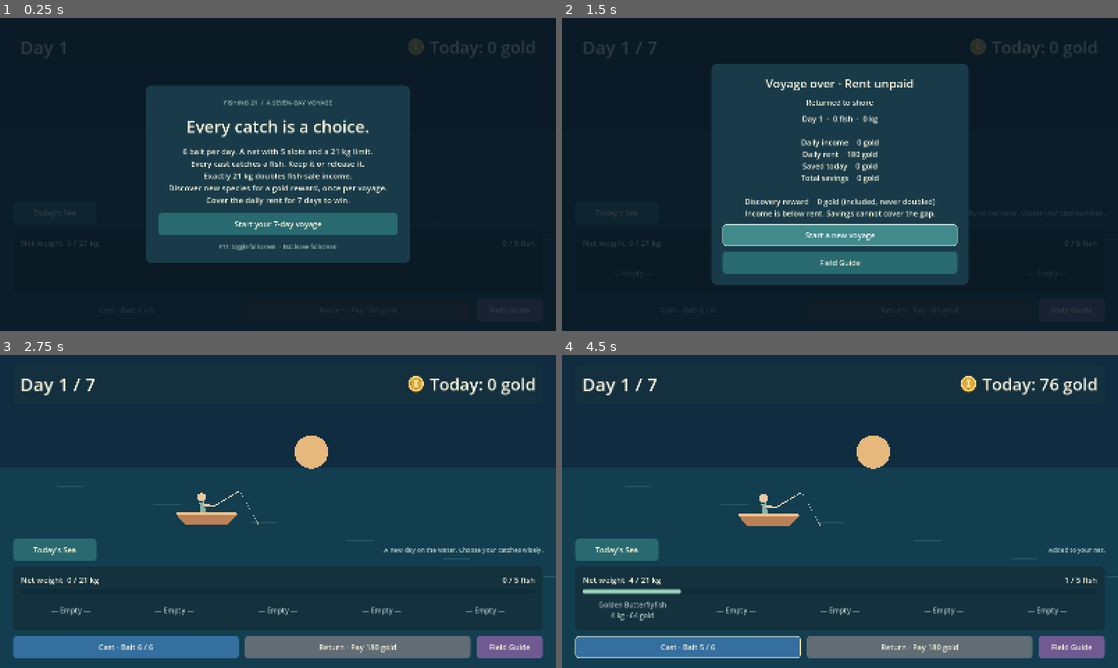
Above: before the commit, frames 1-4 (two rows, left to right).
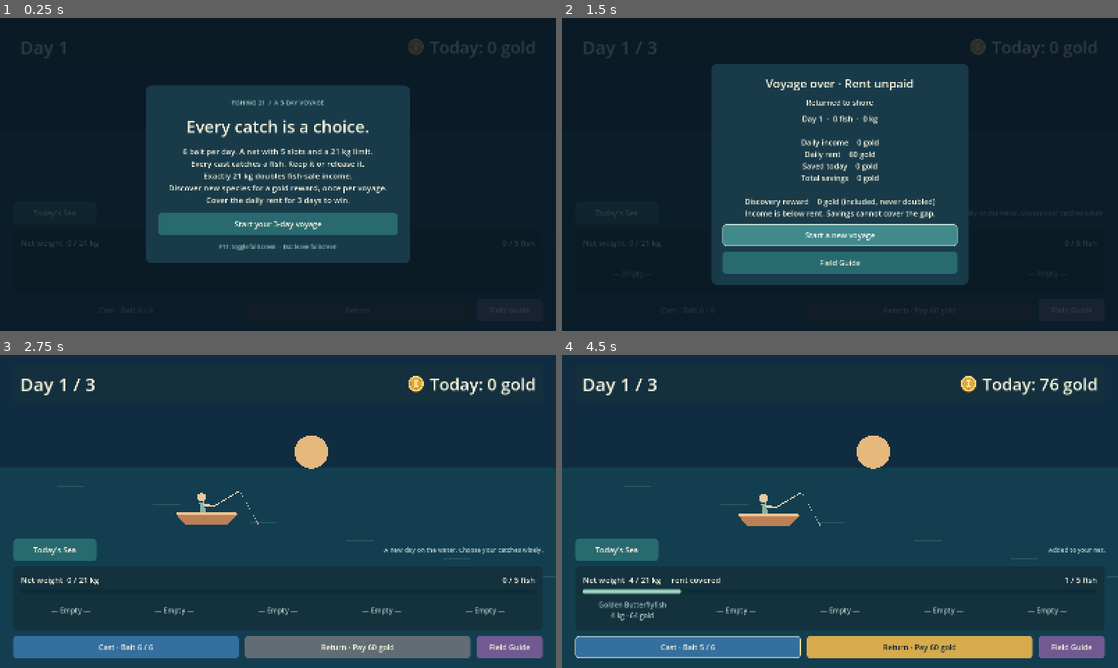
Above: after the commit, the same moments.

Repository: Peggyyyyyyyy123/fishing-21
Game: Godot game, scene res://scenes/main.tscn
Same seed, same stepped clock (60 frames per second), same inputs: the game is played once before the commit and once after it.
Inputs:
- Up to frame 1 (0.25 s): no input
- Up to frame 2 (1.5 s): click "Start your 7-day voyage" (after the commit: "Start your 3-day voyage") at 0.5 s; click "Return · Pay 180 gold" (after the commit: "Return · Pay 60 gold") at 1.25 s
- Up to frame 3 (2.75 s): click "Start a new voyage" at 2 s
- Up to frame 4 (4.5 s): click "Today's Sea" at 2.75 s; click "Cast · Bait 6 / 6" at 3.5 s; click "Keep" at 4.25 s

The runs differ from the first frame. In frame 1, 0.2% of the frame differs, in the area x 40-60%, y 26-67%; in frame 2, 0.2%; in frame 3, 0.2%; in frame 4, 3.0%, in the area x 15-85%, y 7-97%.

Commit message:
Shorten voyage to three days and rebalance daily rent

Diff:
--- a/config/default_game_config.tres
+++ b/config/default_game_config.tres
@@ -122,5 +122,5 @@
 perfect_multiplier = 2
 bust_income = 0
 sea_pool_size = 12
-daily_quotas = Array[int]([180, 210, 240, 250, 260, 280, 300])
+daily_quotas = Array[int]([60, 180, 280])
 fish_definitions = Array[ExtResource("2_definition")]([SubResource("sardine"), SubResource("mackerel"), SubResource("ho …(211 unchanged characters)…
--- a/config/game_config.gd
+++ b/config/game_config.gd
@@ -11,7 +11,7 @@
 @export var bust_income: int = 0
 ## Outcomes stocked in each day's visible sea, drawn without replacement. 0 = independent draws.
 @export var sea_pool_size: int = 12
-@export var daily_quotas: Array[int] = [180, 210, 240, 250, 260, 280, 300]
+@export var daily_quotas: Array[int] = [60, 180, 280]
 @export var fish_definitions: Array[FishDefinition] = []
 
 
--- a/presentation/game_view.gd
+++ b/presentation/game_view.gd
@@ -53,6 +53,7 @@
 
 func show_menu(config: GameConfig) -> void:
 	_config = config
+	%MenuSubtitle.text = "FISHING 21  /  A %d-DAY VOYAGE" % config.get_total_days()
 	%StartButton.text = "Start your %d-day voyage" % config.get_total_days()
 	%StartButton.disabled = false
 	%MenuRules.text = "%d bait per day. A net with %d slots and a %d kg limit.\nEvery cast catches a fish. Keep it or rele …(260 unchanged characters)…
@@ -227,7 +228,7 @@
 	slots.custom_minimum_size.y = 72
 	var actions := UiKit.row(layout, 18)
 	_cast_button = UiKit.named(UiKit.button("Cast · Bait 6 / 6"), "CastButton", actions, self)
-	_return_button = UiKit.named(UiKit.button("Return · Pay 180 gold"), "ReturnButton", actions, self)
+	_return_button = UiKit.named(UiKit.button("Return"), "ReturnButton", actions, self)
 	_guide_button = UiKit.named(UiKit.button("Field Guide"), "CatalogButton", actions, self)
 	for item in [_cast_button, _return_button]:
 		item.size_flags_horizontal = Control.SIZE_EXPAND_FILL
@@ -248,7 +249,7 @@
 	var menu_panel := UiKit.panel(UiKit.centered(_menu), UiKit.DARK, 16, 36)
 	menu_panel.custom_minimum_size.x = 760
 	var menu_layout := UiKit.column(menu_panel, 22)
-	menu_layout.add_child(_centered_label("FISHING 21  /  A SEVEN-DAY VOYAGE", 18, Color("9ec9c6")))
+	UiKit.named(_centered_label("FISHING 21", 18, Color("9ec9c6")), "MenuSubtitle", menu_layout, self)
 	menu_layout.add_child(_centered_label("Every catch is a choice.", 48))
 	UiKit.named(_centered_label("", 23), "MenuRules", menu_layout, self)
 	UiKit.named(UiKit.button("Start your voyage"), "StartButton", menu_layout, self).pressed.connect(func(): start_requested.emit())
--- a/tests/test_choices.gd
+++ b/tests/test_choices.gd
@@ -26,7 +26,7 @@
 func run() -> void:
 	var c := config()
 	check(c.validate().is_empty(), "Default configuration valid")
-	check(c.daily_quotas == [180, 210, 240, 250, 260, 280, 300], "Rent curve")
+	check(c.daily_quotas == [60, 180, 280], "Rent curve")
 	check(c.fish_definitions.size() == 10, "Ten species")
 	var rewards := 0
 	for definition in c.fish_definitions:
@@ -69,7 +69,7 @@
 	check(day.is_finished() and day.get_total_weight_kg() == 4, "Final bait resolves before settlement")
 	var result := session.settle_day()
 	check(result.get_income() == 76 and result.get_discovery_income() == 12, "Species sale plus discovery")
-	check(session.settle_day().get_income() == 76 and session.get_coins() == 0, "Settlement idempotent, no savings cover")
+	check(session.settle_day().get_income() == 76 and session.get_coins() == 16, "Settlement idempotent, surplus saved")
 	check(session.get_catalog().is_discovered(&"gold_butterflyfish"), "Discovery kept for the rest of the voyage")
 	check(session.start_new_game(c), "Restart accepted")
 	check(session.get_catalog().get_discovered_count() == 0, "New voyage starts with an empty field guide")
@@ -85,9 +85,9 @@
 	check(session.preview_income() == 870, "Preview uses settlement rules: species price, perfect and discovery")
 	result = session.settle_day()
 	check(result.is_perfect() and result.get_income() == 870, "420 sale doubled, 30 bonus not doubled")
-	check(session.get_coins() == 690, "Rent deducted exactly once")
+	check(session.get_coins() == 810, "Rent deducted exactly once")
 	session.settle_day()
-	check(session.get_coins() == 690, "No double payment")
+	check(session.get_coins() == 810, "No double payment")
 	check(session.advance_day() and not session.advance_day(), "Advance once")
 	session.start_day(FixedCatchSource.new([Fish.new(&"sardine", 2)]))
 	check(session.get_current_day().get_discoveries().is_empty() and session.preview_income() == 0, "Daily discovery income resets")
--- a/tests/test_foundation.gd
+++ b/tests/test_foundation.gd
@@ -12,7 +12,7 @@
 		quit(1)
 		return
 	_check(config.validate().is_empty(), "Default config is valid")
-	_check(config.get_total_days() == 7, "Seven daily quotas")
+	_check(config.get_total_days() == 3, "Three daily quotas")
 	_check(config.fish_definitions.size() == 10, "Ten fish species")
 	var expected_probabilities := [.20, .18, .16, .12, .10, .08, .06, .05, .03, .02]
 	var expected_min := [1, 2, 3, 4, 6, 8, 2, 11, 5, 17]
--- a/tests/test_initialization.gd
+++ b/tests/test_initialization.gd
@@ -28,11 +28,11 @@
 	_check(session.start_new_game(config), "Start new game succeeds")
 	_check(session.get_state() == GameSession.State.READY_FOR_DAY, "New game waits for day start")
 	_check(session.get_day_number() == 1 and session.get_coins() == 0, "New game starts at day one with zero coins")
-	_check(session.get_total_days() == 7 and session.get_current_day() == null, "Seven-day run has no day object until started")
+	_check(session.get_total_days() == 3 and session.get_current_day() == null, "Three-day run has no day object until started")
 	_check(session.start_day(), "First day starts")
 	var first_day := session.get_current_day()
 	_check(session.get_state() == GameSession.State.DAY_ACTIVE, "Day is active")
-	_check(first_day.get_day_number() == 1 and first_day.get_quota() == 180, "First day uses first quota")
+	_check(first_day.get_day_number() == 1 and first_day.get_quota() == 60, "First day uses first quota")
 	_check(first_day.get_bait_remaining() == 6, "Day begins with six bait")
 	_check(first_day.get_fish_count() == 0 and first_day.get_total_weight_kg() == 0, "Day begins with empty net")
 	_check(not session.start_day(), "Duplicate day-start request rejected")
@@ -64,7 +64,7 @@
 	_check(not session.start_new_game(invalid), "Invalid restart rejected")
 	_check(session.get_current_day() == active_day, "Invalid restart preserves current day")
 	_check(session.get_state() == GameSession.State.DAY_ACTIVE and session.get_day_number() == 1, "Invalid restart preserves lifecycle")
-	_check(session.get_total_days() == 7 and session.get_coins() == 0, "Invalid restart preserves run data")
+	_check(session.get_total_days() == 3 and session.get_coins() == 0, "Invalid restart preserves run data")
 
 
 func _test_run_isolation(config: GameConfig) -> void:
@@ -83,7 +83,7 @@
 	_check(second.start_new_game(custom) and second.start_day(), "Separate run uses updated configuration")
 	_check(second.get_current_day().get_bait_remaining() == 9 and second.get_current_day().get_quota() == 99, "New run sees updated values")
 	_check(first.get_current_day() != second.get_current_day(), "Sessions do not share day state")
-	_check(config.bait_per_day == 6 and config.daily_quotas[0] == 180, "Default resource remains unchanged")
+	_check(config.bait_per_day == 6 and config.daily_quotas[0] == 60, "Default resource remains unchanged")
 
 
 func _test_day_initialization() -> void:
--- a/tests/test_interface.gd
+++ b/tests/test_interface.gd
@@ -24,7 +24,7 @@
 func run() -> void:
 	var c := load("res://config/default_game_config.tres") as GameConfig
 	check(ProjectSettings.get_setting("display/window/size/mode") == 3, "Fullscreen startup configured")
-	check(c.daily_quotas.slice(0,3) == [180,210,240], "Rent remains unchanged")
+	check(c.daily_quotas == [60,180,280], "Three-day rent curve")
 	var controller := load("res://scenes/main.tscn").instantiate() as GameController
 	controller.cast_delay_seconds = 0.01
 	controller.catch_source_factory = func() -> CatchSource: return FixedCatchSource.new([Fish.new(&"sardine", 3), Fish.new(&"golden_tuna", 21)])
@@ -41,7 +41,7 @@
 	guide.close()
 	(view.get_node("%StartButton") as Button).pressed.emit()
 	await process_frame
-	check(view.get_node("%DayLabel").text == "Day 1 / 7", "Day label shows current and total days")
+	check(view.get_node("%DayLabel").text == "Day 1 / 3", "Day label shows current and total days")
 	check(view.get_node("%QuotaLabel").text == "Today: 0 gold", "Large right daily earnings")
 	check((view.get_node("%EarningsCoin") as TextureRect).texture != null, "Income has a coin icon")
 	var return_button := view.get_node("%ReturnButton") as Button
@@ -52,7 +52,7 @@
 	check(cast_color != guide_color and cast_color != GameView.RETURN_GREY and guide_color != GameView.RETURN_GREY, "Three action buttons have distinct colours")
 	check(view.get_node("%DayLabel").get_theme_font_size("font_size") >= 48, "Day typography enlarged")
 	check(view.get_node("%CastButton").text.contains("Bait 6 / 6"), "Bait moved to Cast")
-	check(view.get_node("%ReturnButton").text.contains("Pay 180 gold"), "Rent moved to Return")
+	check(view.get_node("%ReturnButton").text.contains("Pay 60 gold"), "Rent moved to Return")
 	check(view.get_node_or_null("%ForecastLabel") == null, "Forecast sentence removed entirely")
 	check(not (view.get_node("%SeaPanel") as SeaReportPanel).visible, "Sea report hidden by default")
 	(view.get_node("%SeaButton") as Button).mouse_entered.emit()
@@ -101,7 +101,7 @@
 	guide.close()
 	(view.get_node("%ContinueButton") as Button).pressed.emit()
 	await process_frame
-	check(view.get_node("%DayLabel").text == "Day 2 / 7", "Day label advances with the voyage")
+	check(view.get_node("%DayLabel").text == "Day 2 / 3", "Day label advances with the voyage")
 	(view.get_node("%CastButton") as Button).pressed.emit()
 	await create_timer(0.06).timeout
 	check(not view.get_node("%NewCatchLabel").visible, "Same voyage: sardine is no longer new")
@@ -110,7 +110,7 @@
 	check(session.get_state() == GameSession.State.GAME_OVER, "30 gold misses the Day 2 rent")
 	(view.get_node("%RestartButton") as Button).pressed.emit()
 	await process_frame
-	check(view.get_node("%DayLabel").text == "Day 1 / 7", "New voyage returns to Day 1 of 7")
+	check(view.get_node("%DayLabel").text == "Day 1 / 3", "New voyage returns to Day 1 of 3")
 	check(session.get_catalog().get_discovered_count() == 0, "New voyage resets the field guide")
 	check((return_button.get_theme_stylebox("normal") as StyleBoxFlat).bg_color == GameView.RETURN_GREY, "New voyage restores grey return")
 	view.open_field_guide()
--- a/tests/test_progression.gd
+++ b/tests/test_progression.gd
@@ -5,6 +5,7 @@
 
 
 func _initialize() -> void:
+	_test_default_three_day_victory()
 	_test_seven_day_victory()
 	_test_failure_on_each_day()
 	_test_savings_cannot_pay_rent()
@@ -167,3 +168,30 @@
 	if not condition:
 		_failures += 1
 		push_error(label)
+
+
+func _test_default_three_day_victory() -> void:
+	var config := load("res://config/default_game_config.tres") as GameConfig
+	var session := GameSession.new()
+	_check(session.start_new_game(config), "Default three-day voyage starts")
+	_check(session.get_total_days() == 3, "Default voyage lasts three days")
+	var weights := [6, 18, 21]
+	var species: Array[StringName] = [&"sea_bass", &"golden_tuna", &"golden_tuna"]
+	var expected_income := [78, 390, 840]
+	var expected_coins := 0
+	for index in range(3):
+		_check(session.start_day(FixedCatchSource.new([Fish.new(species[index], weights[index])])), "Start configured day")
+		var day := session.get_current_day()
+		_check(day.get_quota() == config.daily_quotas[index], "Day uses configured rent")
+		day.cast()
+		day.resolve_catch(true)
+		day.return_to_shore()
+		var result := session.settle_day()
+		expected_coins += expected_income[index] - config.daily_quotas[index]
+		_check(result.is_passed() and result.get_income() == expected_income[index], "Configured rent can be paid")
+		_check(session.get_coins() == expected_coins, "Daily surplus calculated correctly")
+		if index < 2:
+			_check(session.get_state() == GameSession.State.DAY_SETTLED and session.advance_day(), "First two days continue without early victory")
+	_check(session.get_state() == GameSession.State.VICTORY and session.get_day_number() == 3, "Third passing day wins")
+	_check(not session.advance_day() and not session.start_day(), "No fourth day after victory")
+	_check(session.start_new_game(config) and session.get_day_number() == 1 and session.get_coins() == 0, "Three-day voyage restarts cleanly")
--- a/tests/test_review.gd
+++ b/tests/test_review.gd
@@ -17,6 +17,7 @@
 	await process_frame
 	var view := controller.get_node("GameView") as GameView
 	var start := view.get_node("%StartButton") as Button
+	_check(view.get_node("%MenuSubtitle").text == "FISHING 21  /  A 2-DAY VOYAGE", "Menu title follows configured run length")
 	_check(start.text == "Start your 2-day voyage", "Start label follows configured run length")
 	_check(view.get_node("%MenuRules").text.contains("2 days"), "Rules and start label agree")
 	start.pressed.emit()
--- a/tests/test_ui.gd
+++ b/tests/test_ui.gd
@@ -23,7 +23,7 @@
 	_button("StartButton").pressed.emit()
 	var session := _controller.get_session()
 	_check(session.get_day_number() == 1 and not _view.get_node("%MenuOverlay").visible, "Start button creates one first day")
-	for number in range(1, 8):
+	for number in range(1, 4):
 		_check(not _button("CastButton").disabled, "Cast enabled for active day")
 		_button("CastButton").pressed.emit()
 		_button("CastButton").pressed.emit()
@@ -38,12 +38,12 @@
 		_check(_view.get_node("%ResultOverlay").visible, "Return opens settlement overlay")
 		_check(_button("CastButton").disabled and _button("ReturnButton").disabled, "Settlement locks gameplay")
 		_check(session.get_last_result().get_income() == 420, "UI settles perfect income")
-		if number < 7:
+		if number < 3:
 			_check(_button("ContinueButton").visible, "Continue shown before final day")
 			_button("ContinueButton").pressed.emit()
 			_button("ContinueButton").pressed.emit()
 			_check(session.get_day_number() == number + 1 and not _view.get_node("%ResultOverlay").visible, "Continue advances exactly once")
-	_check(session.get_state() == GameSession.State.VICTORY, "Seven-day UI path wins")
+	_check(session.get_state() == GameSession.State.VICTORY, "Three-day UI path wins")
 	_check(not _button("ContinueButton").visible, "Victory hides continue")
 	_check(_view.get_node("%ResultTitle").text.contains("Victory"), "Victory heading visible")
 	_controller.catch_source_factory = func() -> CatchSource: return FixedCatchSource.new([Fish.new(&"big", 12), Fish.new(&"mid", 10)])
